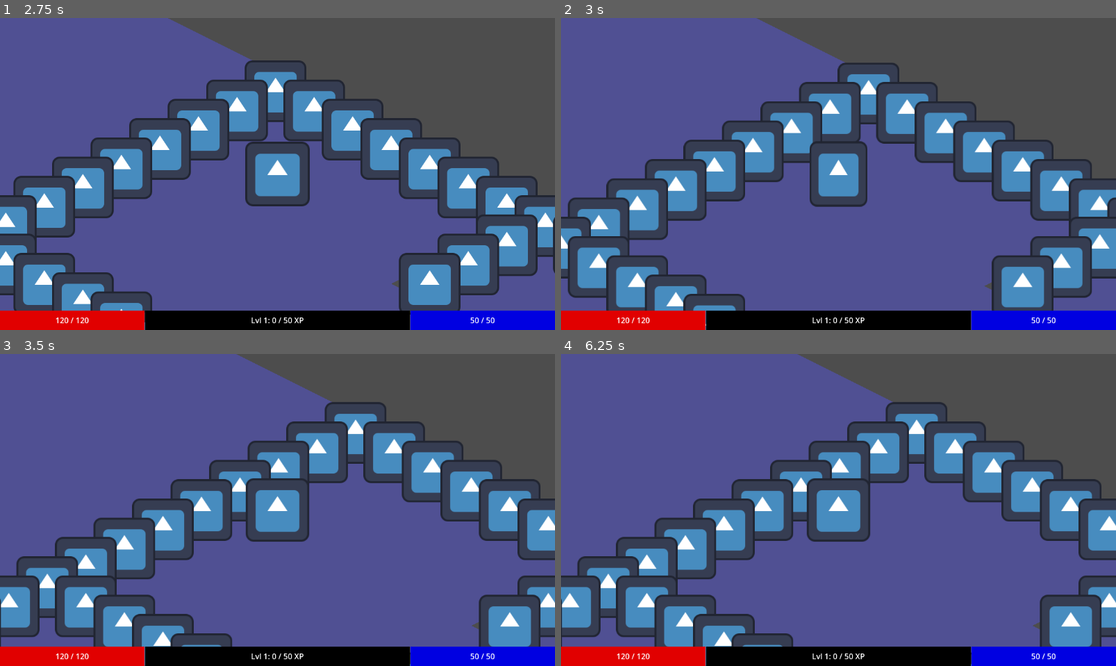
Above: before the commit, frames 1-4 (two rows, left to right).
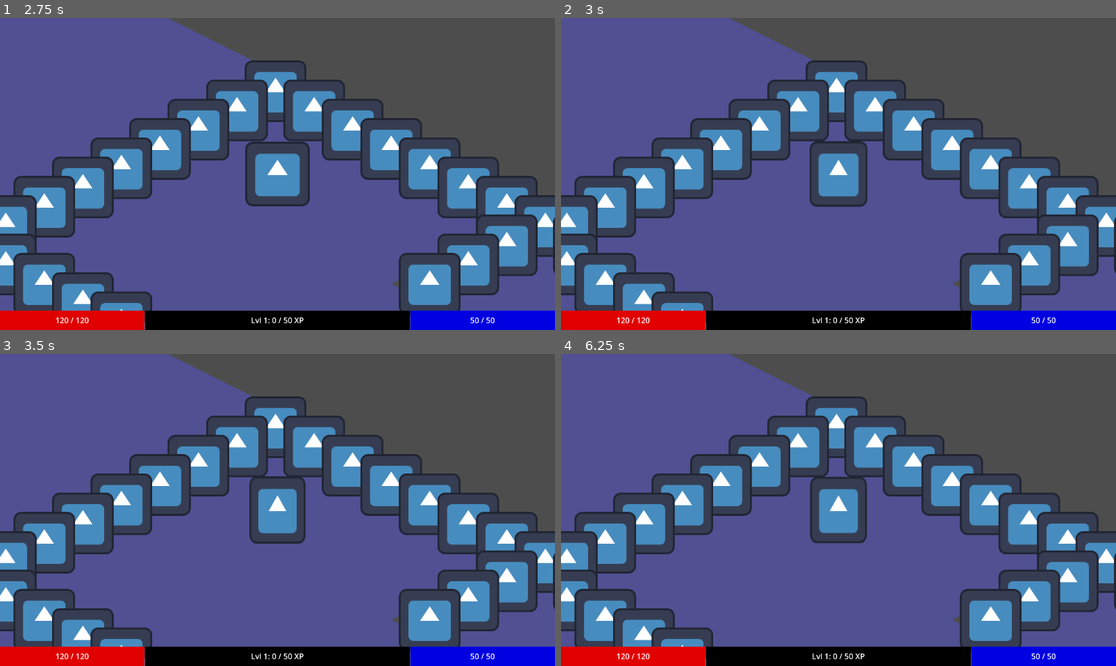
Above: after the commit, the same moments.

Repository: PietPadda/Godot_2D_ARPG
Game: Godot game, scene res://scenes/ui/main_menu.tscn
Two runs of this game, one before a commit and one after it. Both use one fixed random seed, a clock stepped at 60 frames per second and the inputs below. The engine's default icon, where the game draws it, is replaced by a stand-in: a white triangle on a blue panel in a dark square.
Inputs (mouse positions are in pixels of both pictures, inside the frame that each line leads up to):
- Up to frame 1 (2.75 s): click (22, 42) at 0.52 s; type "12" at 0.6 s; click "Host Game" at 1.25 s; tap Enter at 2 s; move the mouse to (399, 158) at 2.02 s; hold E (interact) from 2.03 s (still down); click (399, 158) at 2.17 s
- Up to frame 2 (3 s): tap Space at 2.75 s; move the mouse to (727, 189) at 2.77 s; release E (interact) at 2.78 s; click (727, 189) at 2.85 s
- Up to frame 3 (3.5 s): no input
- Up to frame 4 (6.25 s): move the mouse to (894, 441) at 3.52 s; tap I (toggle_character_sheet) at 3.6, 5.85 s; click (894, 441) at 3.67 s; move the mouse to (938, 369) at 4.27 s; tap E (interact) at 4.35 s; click (938, 369) at 4.42 s; tap Enter at 5 s; move the mouse to (938, 400) at 5.02 s; press the mouse at (938, 400) at 5.03 s; move the mouse to (938, 435) at 5.77 s; release the mouse at (938, 435) at 5.78 s; click (938, 435) at 5.92 s

Frame 1 is identical in both runs. In frame 2, 28% of the frame differs, in the area x 0-100%, y 0-99%; in frame 3, 40%; in frame 4, 40%, in the area x 0-100%, y 0-100%.
Error after the commit: Invalid call. Nonexistent function 'release_tile_reservation' in base 'Node (GridManager)'. (res://scripts/components/grid_movement_component.gd:81)

Commit message:
refactor(pathfinding): simplify grid manager to use a single occupation list

Diff:
--- a/scripts/core/grid_manager.gd
+++ b/scripts/core/grid_manager.gd
@@ -11,9 +11,8 @@
 # We'll use a dictionary to keep track of which character is on which tile.
 # The structure will be: { character_instance: tile_coordinate }
 var _occupied_cells := {}
-# We add a new dictionary to track which tile a character intends to move to.
-# The structure will be { tile_coordinate: character_instance }
-var _reserved_cells := {}
+# We can now completely remove the reservation system.
+# var _reserved_cells := {} # <-- DELETE THIS
 
 # This will hold a reference to the current level's TileMapLayer.
 # Convert the variable into a property with a setter.
@@ -91,21 +90,15 @@
 	for character in _occupied_cells:
 		# Make sure we don't mark the pathing character's own tile as an obstacle.
 		if character != pathing_character:
-			var cell = _occupied_cells[character]
-			# Only mark it if it's not already solid (e.g., a character standing in a wall).
-			# We add a check to ensure we never mark the destination tile as solid.
-			if not astar_grid.is_point_solid(cell) and cell != end_coord:
-				astar_grid.set_point_solid(cell, true)
-				temporarily_solid_points.append(cell)
-
-	# Mark RESERVED cells as temporary obstacles
-	for tile in _reserved_cells:
-		var character_reserving = _reserved_cells[tile]
-		# Make sure we don't block a path because of our own reservation.
-		if character_reserving != pathing_character:
-			if not astar_grid.is_point_solid(tile) and tile != end_coord:
-				astar_grid.set_point_solid(tile, true)
-				temporarily_solid_points.append(tile)
+			# Get the list of tiles this character occupies.
+			var occupied_tiles: Array[Vector2i] = _occupied_cells[character]
+			for cell in occupied_tiles:
+				if not astar_grid.is_point_solid(cell) and cell != end_coord:
+					astar_grid.set_point_solid(cell, true)
+					temporarily_solid_points.append(cell)
+
+	# We no longer need to check _reserved_cells.
+	# <-- DELETE the reservation loop that was here.
 
 	# AStarGrid2D returns an array of map coordinates directly.
 	var map_path: PackedVector2Array = astar_grid.get_point_path(start_coord, end_coord)
@@ -180,27 +173,9 @@
 	return Vector2.ZERO # Return a default value if the tilemap isn't set
 
 # --- Tile Reservation API ---
-# Tries to reserve a tile for a character. Returns true on success, false on failure.
-func reserve_tile(character: Node, tile: Vector2i) -> bool:
-	# Check if the desired tile is available BEFORE changing anything.
-	if _reserved_cells.has(tile) and _reserved_cells[tile] != character:
-		return false # Reservation failed. Do not release the old tile.
-
-	# We no longer release the old reservation prematurely.
-	# Claim the new tile.
-	_reserved_cells[tile] = character
-	return true # Reservation Success. Claim the new tile.
-
-# Releases any reservation held by a specific character.
-func release_tile_reservation(character: Node) -> void:
-	# We need to find the tile associated with this character, as we don't know it beforehand.
-	for tile in _reserved_cells:
-		if _reserved_cells[tile] == character:
-			# LOGGING: Announce the release.
-			print("GRID_RESERVATION: Releasing tile %s for '%s'" % [tile, character.name])
-
-			_reserved_cells.erase(tile)
-			return # Exit once found and removed.
+# We remove the entire Tile Reservation API section.
+# func reserve_tile(...) # <-- DELETE
+# func release_tile_reservation(...) # <-- DELETE
 
 # --- Debug ---
 # A debug function to print the contents of our occupied cells registry.
@@ -221,21 +196,8 @@
 	if players_found == 0:
 		print("  - No players found in the registry.")
 
-	# LOGGING: Also print the reserved cells for a complete picture.
-	print("  Reserved Tiles:")
-	if _reserved_cells.is_empty():
-		print("    - None")
-	else:
-		for tile in _reserved_cells:
-			print("    - Tile %s is reserved by '%s'" % [tile, _reserved_cells[tile].name])
-	print("-------------------------------------------------")
-
 # --- RPCs ---
-# Allows a character to register or update its current grid position.
-# When a character moves to a new tile, it should call this function.
-# THE FIX: We mark this function so it can be called over the network.
-# authority: Only the server (the host) can execute this function.
-# call_local: The host should also run this function for its own movements.
+# This function is now much simpler. It just sets the initial occupied tile.
 @rpc("any_peer", "call_local")
 func update_character_position(character_path: NodePath, new_position: Vector2i):
 	# On the server, we get the node using the path sent by the client.
@@ -243,18 +205,8 @@
 	if not is_instance_valid(character):
 		return # If the character isn't found (e.g., just died), do nothing.
 
-	# THE FIX: When a character occupies a new tile, its reservation on that tile is fulfilled.
-	# We can now safely release it.
-	release_tile_reservation(character)
-
-	# First, we find and remove the character's old entry, if it exists.
-	# This prevents duplicate entries if a character is already in our dictionary.
-	var old_position_keys = _occupied_cells.keys().filter(func(key): return key == character)
-	for key in old_position_keys:
-		_occupied_cells.erase(key)
-
-	# Now, we add the character's new position to the registry.
-	_occupied_cells[character] = new_position
+	# On initial spawn, a character occupies one tile.
+	_occupied_cells[character] = [new_position]
 
 # This function ONLY runs on the server, as requested by a client.
 # We change the annotation to allow calls from ANY client.
@@ -290,10 +242,6 @@
 @rpc("any_peer", "call_local")
 func clear_character_from_grid(character_path: NodePath) -> void:
 	var character = get_node_or_null(character_path)
-
-	# LOGGING: Announce the cleanup.
-	var char_name = character.name if is_instance_valid(character) else str(character_path)
-	print("GRID_UPDATE: Clearing '%s' from all systems." % char_name)
 
 	if not is_instance_valid(character):
 		# If the character is already gone, try to find it in the dictionaries by value.
@@ -302,14 +250,9 @@
 			if key.get_path() == character_path:
 				_occupied_cells.erase(key)
 				break
-		for tile in _reserved_cells:
-			if _reserved_cells[tile].get_path() == character_path:
-				_reserved_cells.erase(tile)
-				break
 		return
 
 	# If the character is valid, remove it the normal way.
-	release_tile_reservation(character)
 	var old_position_keys = _occupied_cells.keys().filter(func(key): return key == character)
 	for key in old_position_keys:
 		_occupied_cells.erase(key)
